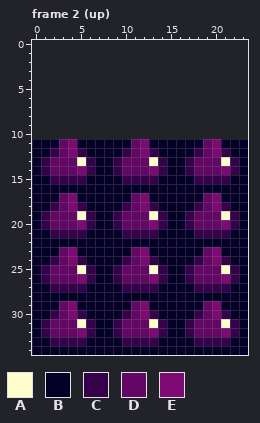
Pixel-art file, stored at data/imgs/animations/aseprite/spikes.aseprite. Above, as it was before the edit.
24x24 pixels, 2 frames. Shown: frame 2 (up). The old version is drawn lined up with the new one, on the new canvas.
Palette (. is transparent): A #fffdcb  B #050027  C #35014b  D #630764  E #7c0a72
Pixels before, frame 2 (up), first column x 0:
11 BBBDEBBBBBBDEBBBBBBDEBBB
12 BBCDECBBBBCDECBBBBCDECBB
13 BCDDDACBBCDDDACBBCDDDACB
14 BCDDDECBBCDDDECBBCDDDECB
15 BBCCCCBBBBCCCCBBBBCCCCBB
16 BBBBBBBBBBBBBBBBBBBBBBBB
17 BBBDEBBBBBBDEBBBBBBDEBBB
18 BBCDECBBBBCDECBBBBCDECBB
19 BCDDDACBBCDDDACBBCDDDACB
20 BCDDDECBBCDDDECBBCDDDECB
21 BBCCCCBBBBCCCCBBBBCCCCBB
22 BBBBBBBBBBBBBBBBBBBBBBBB
23 BBBDEBBBBBBDEBBBBBBDEBBB
24 BBCDECBBBBCDECBBBBCDECBB
25 BCDDDACBBCDDDACBBCDDDACB
26 BCDDDECBBCDDDECBBCDDDECB
27 BBCCCCBBBBCCCCBBBBCCCCBB
28 BBBBBBBBBBBBBBBBBBBBBBBB
29 BBBDEBBBBBBDEBBBBBBDEBBB
30 BBCDECBBBBCDECBBBBCDECBB
31 BCDDDACBBCDDDACBBCDDDACB
32 BCDDDECBBCDDDECBBCDDDECB
33 BBCCCCBBBBCCCCBBBBCCCCBB
34 BBBBBBBBBBBBBBBBBBBBBBBB
Now the later version:
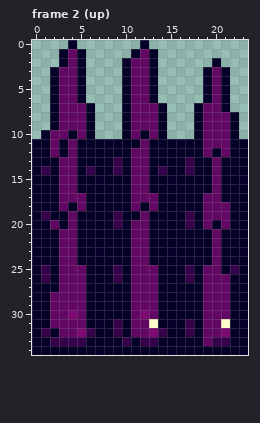
Diff:
canvas 24x24 -> 24x35, the old top-left corner now at 0,11
Changed rows in their new state; - is an unchanged pixel.
Frame 2 (up):
first column x 1:
 0 ---B-------B----------
 1 --BDB-----BDB---------
 2 --BDB----BDDB------B--
 3 -BDDB----BDDB-----BDB-
 4 -BDDB----BDDB-----BDB-
 5 -BDDB----BDDB-----BDB-
 6 -BDDB----BDDB-----BDB-
 7 -BDDDB---BDDDB---BDDB-
 8 -BDDDB---BDDDB---BDDDB
 9 -BDDDB---BDDDB---BDDDB
10 BDDBDB---BDBDB---BDDDB
11 -DBD------BD-------DD-
12 -DBDB----B-DB----B-BD-
13 BB--BB---B--BB---BB-BB
14 -B--B----B--B----BB-BB
15 -BDDB----BDDB----BBDB-
16 --DD------DD-------D--
17 ---DD------DD------D--
18 -B-BD----B-BD----B-DD-
19 -BB-BB---BB-BB---B--DB
20 B-B-BB---B--BB---B-BDB
21 -BDDB----BDDB----BBDB-
22 --DD------DD-------D--
23 ---D-------D------BD--
24 -B-DB----B-DB----BBDB-
25 -B--DB---B--DB---B--B-
26 -B--DB---B--DB---B--DB
27 -BDDD----BDDD----BDDD-
28 -DDDD-----DDD-----DDD-
29 -D-DD------DD------DD-
30 -D--D----B--D----B-DD-
31 B---DB---B---B---B---B
32 -B-------B-------B---B
33 ----------B------BD---
Where, in picture pixels (left, top, right, bottom), the same in both pictures:
changed: (41, 40, 167, 346)
changed: (194, 58, 239, 346)
